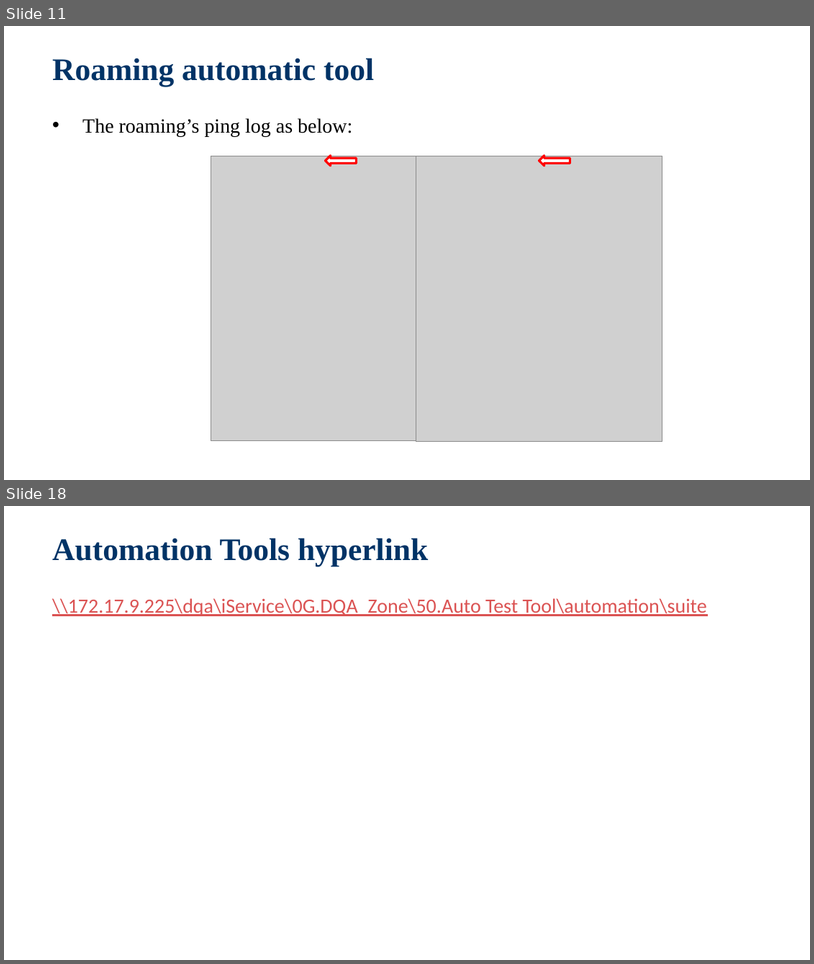
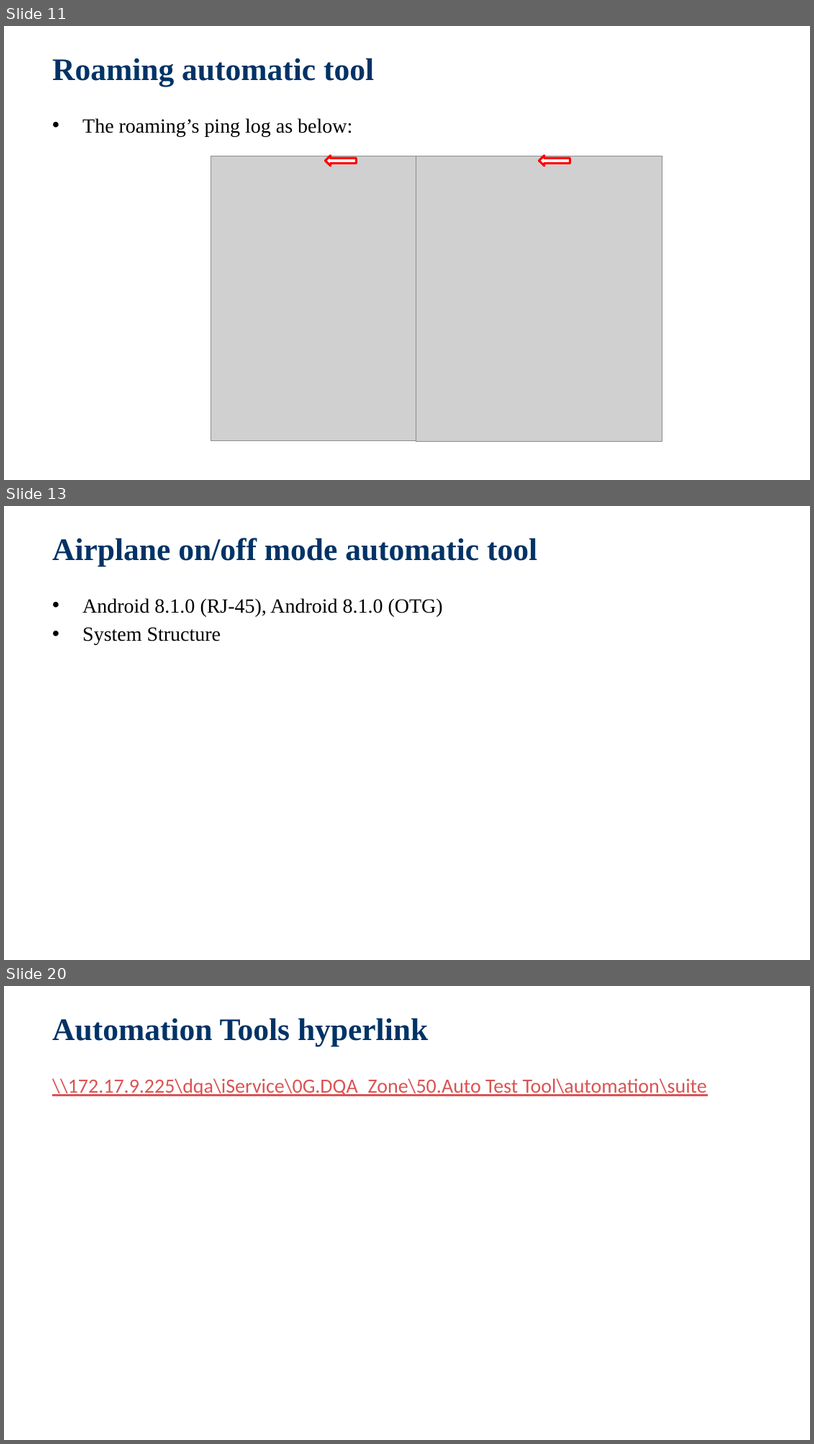
Before and after one commit to jackiejay888/automation, a slide deck: kpi/Test Automation_Demo.pptx. Shown one above the other, each under a label of ours: slides 11 and 18 before the commit, slides 11, 13 and 20 after it; the slides between them are not shown. The pictures are 814x964 and 814x1444 pixels, drawn with LibreOffice and Linux fonts; fonts in the diff are those of the drawing; grey boxes stand for pictures; background and template pictures are left out. Boxes give left, top, right and bottom in pixels: in the first picture for what was removed or moved away, otherwise in the second. Text is boxed around its words. In the diff, an @@ line names an element or a change of style, - is before the commit and + after.

```diff
--- a/kpi/Test Automation_Demo.pptx
+++ b/kpi/Test Automation_Demo.pptx
@@ slide 13 added at bbox=[4, 506, 810, 960], background picture (left out) @@
@@ title added at bbox=[52, 538, 538, 566], 28 pt, text #003366, bold @@
+Airplane on/off mode automatic tool
@@ text added at bbox=[82, 598, 443, 645], 18 pt, text #000000 @@
+  • Android 8.1.0 (RJ-45), Android 8.1.0 (OTG)
+  • System Structure
@@ what was slide 18 is now slide 20 @@
```
Also in this commit, not shown: 8 slides changed, 1 other slide added, 6 other files.
